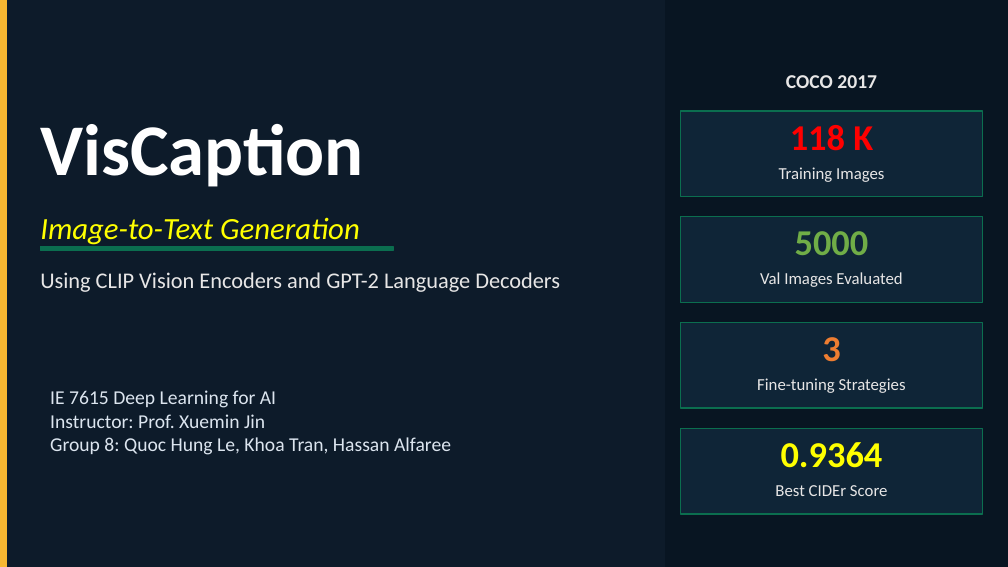
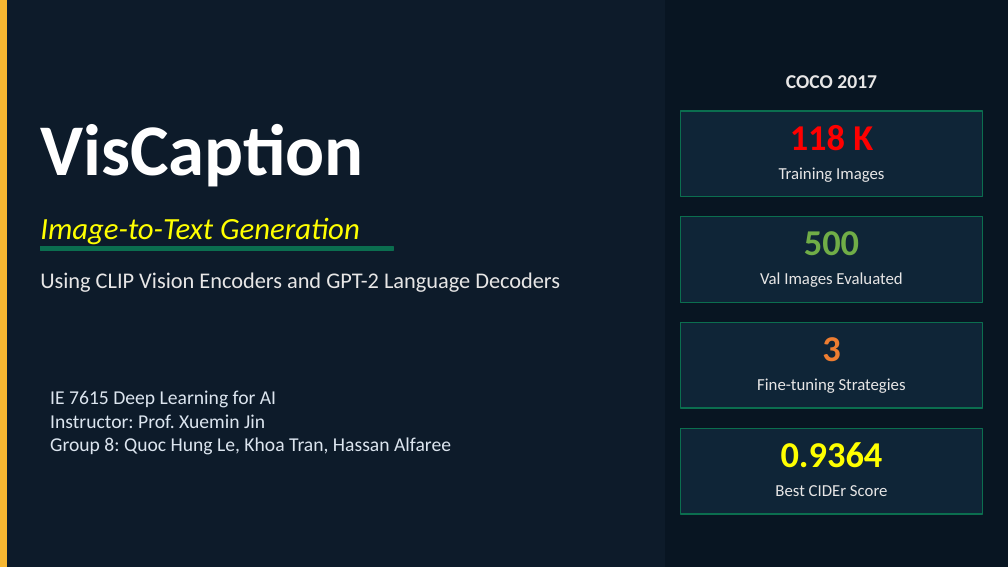
Before and after one commit to lequo-neu/Generative_Project, a slide deck: slide 1 of reports/Generative_Presentation_Group8.pptx. Drawn at 1008x567 pixels with LibreOffice and Linux fonts; fonts in the diff are those of the drawing. Boxes give left, top, right and bottom in pixels: in the first picture for what was removed or moved away, otherwise in the second. Text is boxed around its words. In the diff, an @@ line names an element or a change of style, - is before the commit and + after.

```diff
--- a/reports/Generative_Presentation_Group8.pptx
+++ b/reports/Generative_Presentation_Group8.pptx
@@ text at (x1=804, y1=231, x2=859, y2=255): text changed @@
-5000
+500
```
Also in this commit, not shown: 4 other slides changed, 14 other files.
